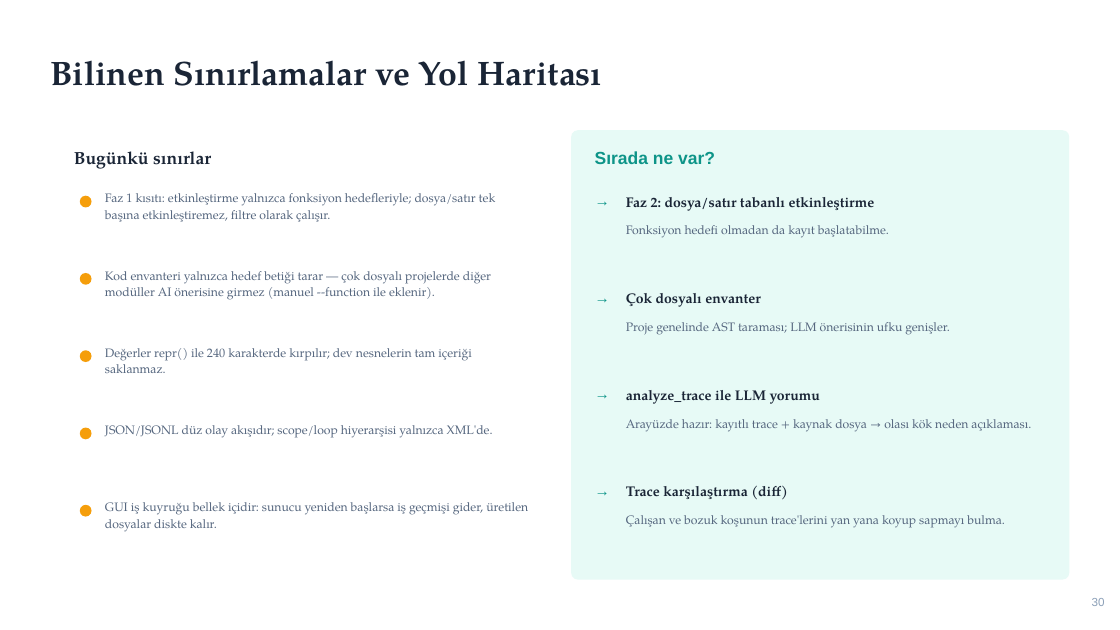
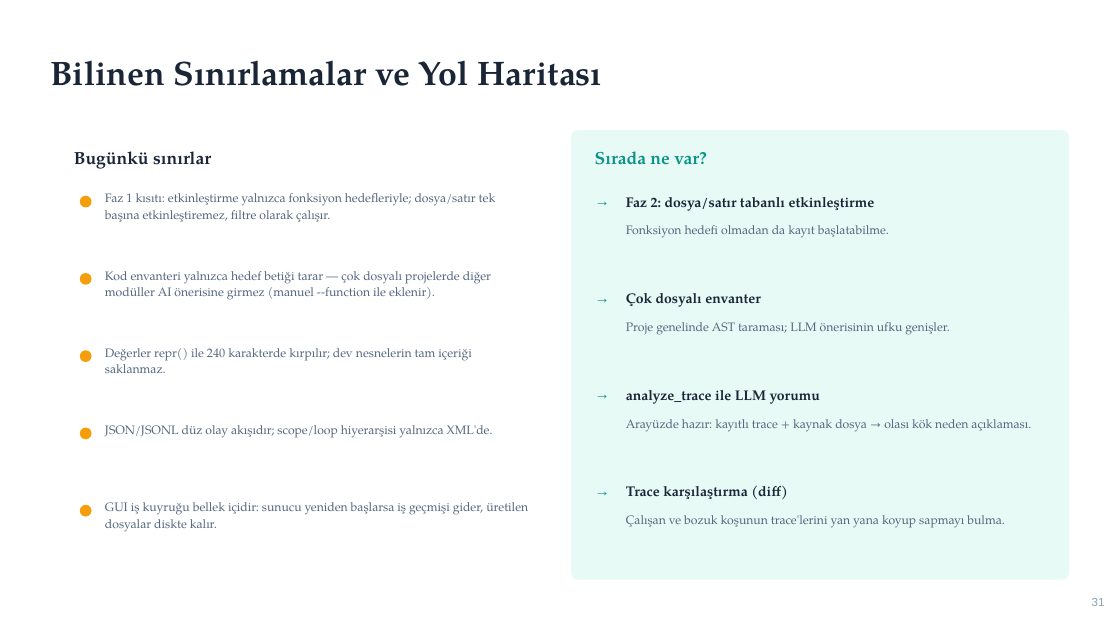
Before and after one commit to BitnetTR/focustracer, a slide deck: slide 32 of docs/FocusTracer_Sunum.pptx (slide 35 before the commit). Drawn at 1120x630 pixels with LibreOffice and Linux fonts; fonts in the diff are those of the drawing. Boxes give left, top, right and bottom in pixels: in the first picture for what was removed or moved away, otherwise in the second. Text is boxed around its words. In the diff, an @@ line names an element or a change of style, - is before the commit and + after.

```diff
--- a/docs/FocusTracer_Sunum.pptx
+++ b/docs/FocusTracer_Sunum.pptx
@@ text "Sırada ne var?" at [595,151,707,165]: font Arial to TeX Gyre Pagella @@
@@ text at [1092,598,1105,606]: text changed @@
-30
+31
```
Also in this commit, not shown: 21 other slides changed, 1 slide added, 4 slides removed, 1 other file.
